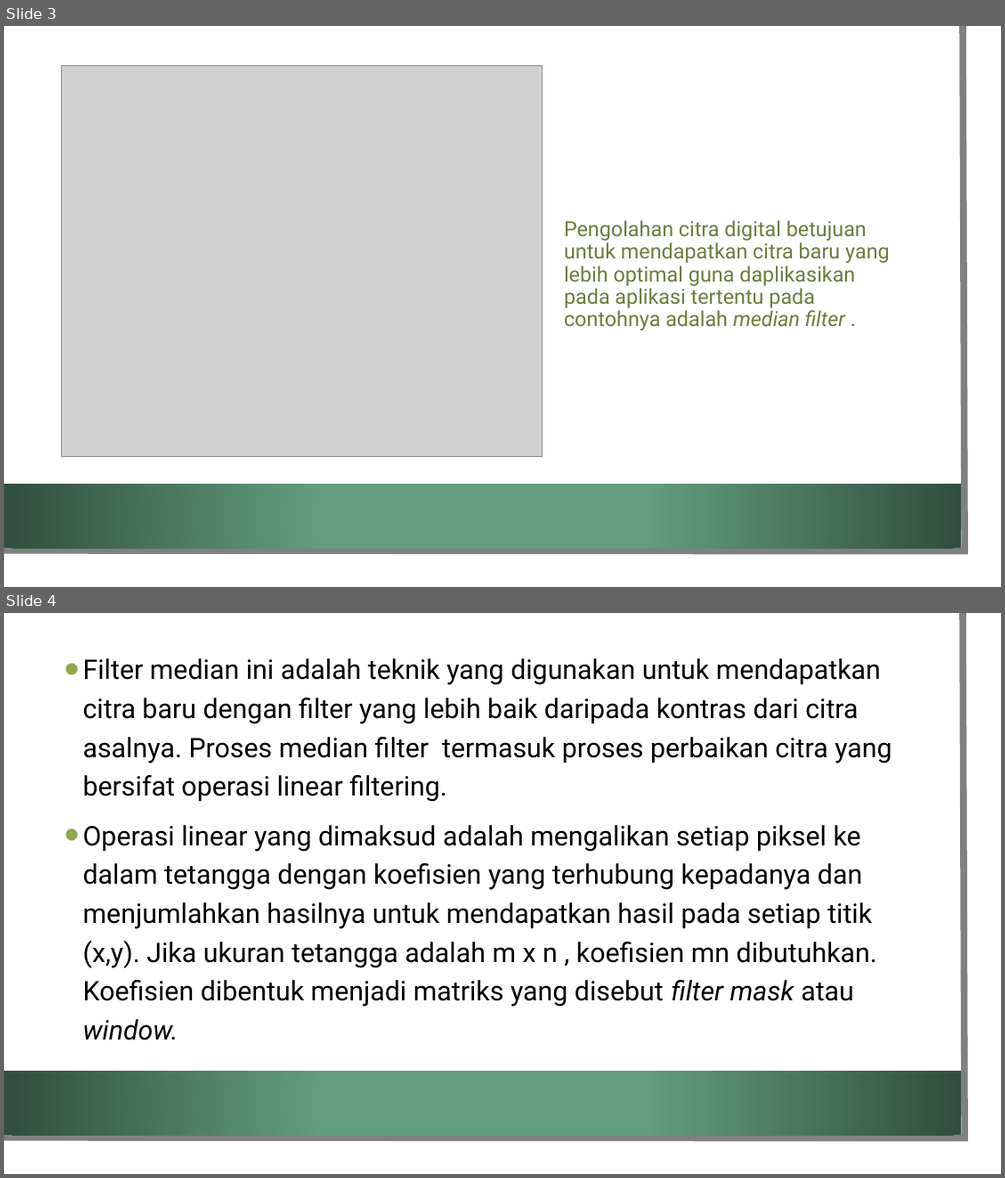
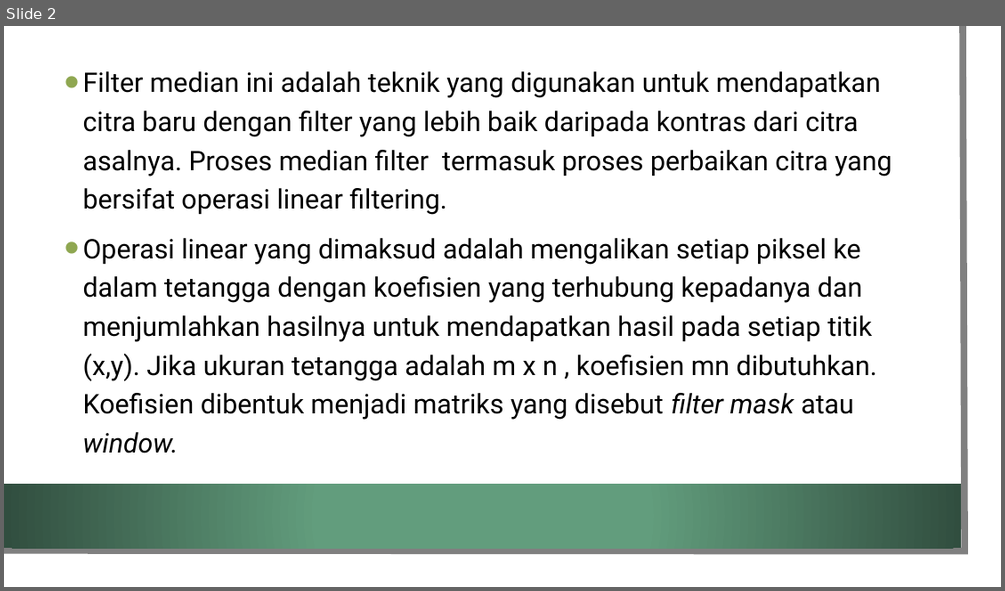
Before and after one commit to putritta06/my_repository, a slide deck: PEMROSESAN_CITRA_DIGITAL/KEL 7_MEDIAN FILTER IMAGE PROCESSING.pptx. Shown one above the other, each under a label of ours: slides 3 and 4 before the commit, slide 2 after it. The pictures are 1005x1178 and 1005x591 pixels, drawn with LibreOffice and Linux fonts; fonts in the diff are those of the drawing; grey boxes stand for pictures; background and template pictures are left out. Boxes give left, top, right and bottom in pixels: in the first picture for what was removed or moved away, otherwise in the second. Text is boxed around its words. In the diff, an @@ line names an element or a change of style, - is before the commit and + after.

```diff
--- a/PEMROSESAN_CITRA_DIGITAL/KEL 7_MEDIAN FILTER IMAGE PROCESSING.pptx
+++ b/PEMROSESAN_CITRA_DIGITAL/KEL 7_MEDIAN FILTER IMAGE PROCESSING.pptx
@@ slide 3 removed at <box>4,26,1001,587</box>, background picture (left out); not listed: 3 template elements that a slide beside it also shows @@
@@ picture removed at <box>62,66,542,458</box> @@
@@ title removed at <box>564,220,890,330</box> @@
-Pengolahan citra digital betujuan untuk mendapatkan citra baru yang lebih optimal guna daplikasikan pada aplikasi tertentu pada contohnya adalah median filter .
@@ what was slide 4 is now slide 2 @@
```
Also in this commit, not shown: 4 slides added, 2 other slides removed, 8 other files.
